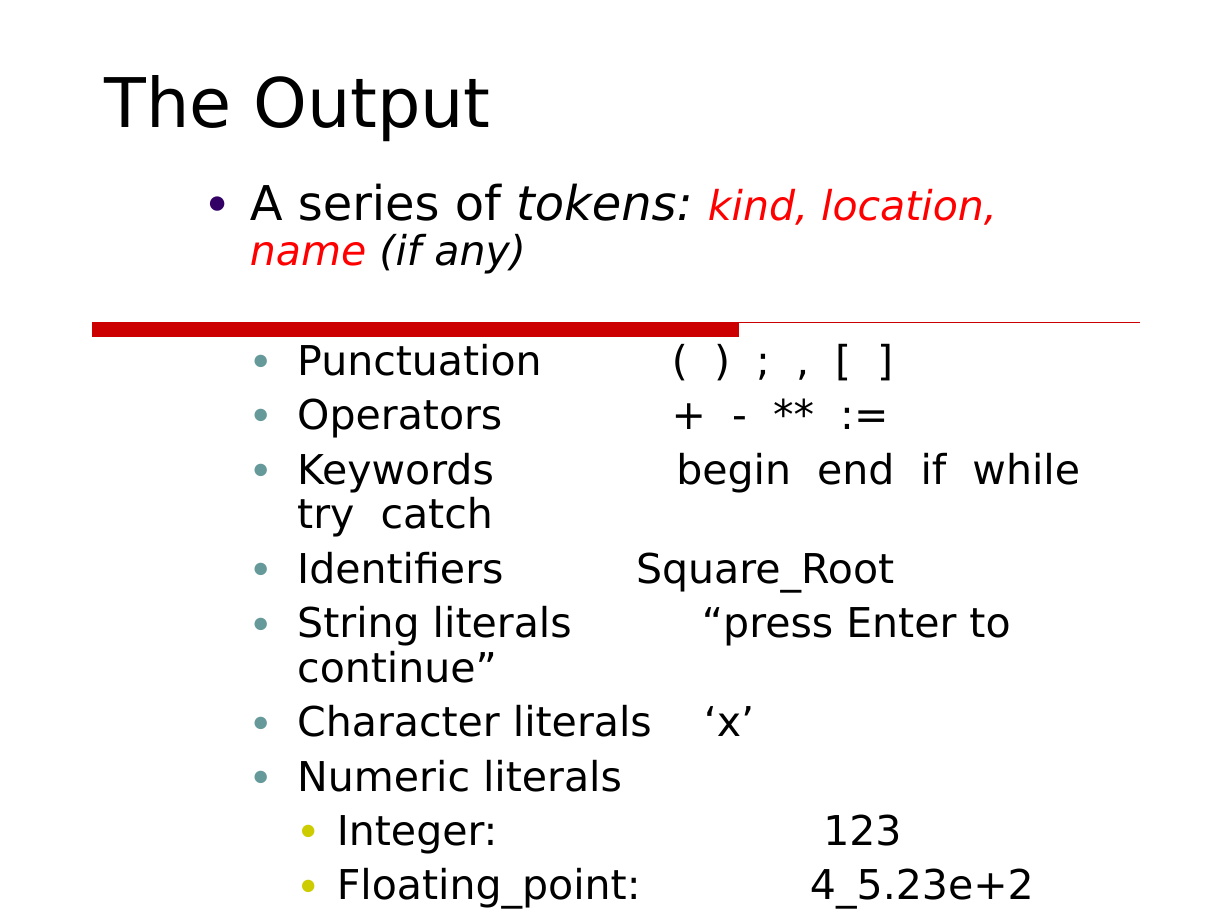
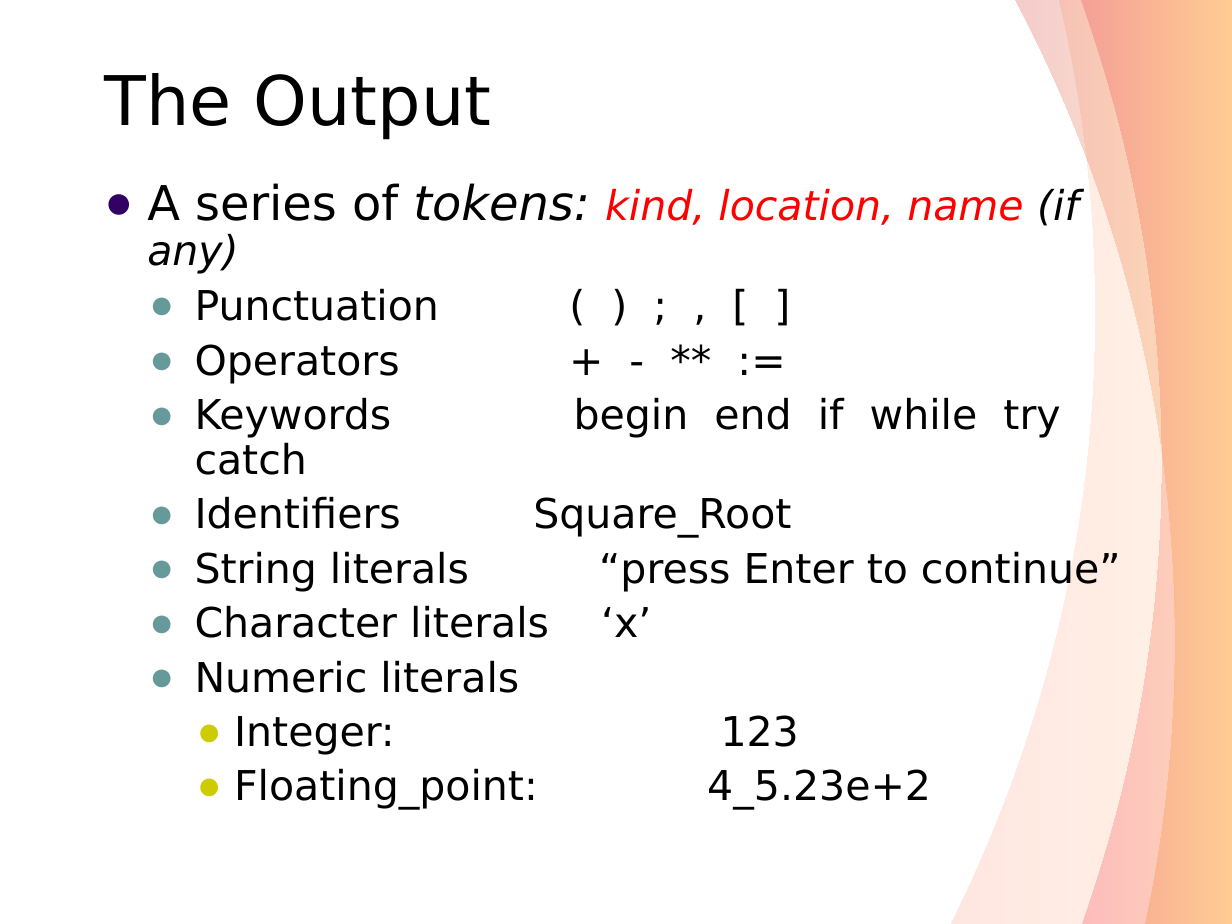
Before and after one commit to GeneralNitin/S6, a slide deck: slide 25 of 02. Compiler Design/PPTs/Module 1.ppt. Drawn at 1232x924 pixels with LibreOffice and Linux fonts; fonts in the diff are those of the drawing. Boxes give left, top, right and bottom in pixels: in the first picture for what was removed or moved away, otherwise in the second. Text is boxed around its words. In the diff, an @@ line names an element or a change of style, - is before the commit and + after.

```diff
--- a/02. Compiler Design/PPTs/Module 1.ppt
+++ b/02. Compiler Design/PPTs/Module 1.ppt
@@ freeform shape added at box(950, 0, 1232, 924), fill gradient #FFC486 to #FF866B @@
@@ freeform shape added at box(1015, 0, 1231, 924), fill gradient #FF9F00 to #CC0000 @@
@@ freeform shape added at box(1081, 1, 1231, 924), fill gradient #F20122 to #FF6A00 @@
@@ text "A series of tokens: kind, ..." rewrapped from box(250, 183, 1080, 909) to box(147, 183, 1121, 810) @@
@@ freeform shape removed at box(92, 323, 1140, 338) @@
```
Also in this commit, not shown: 40 other slides changed, 33 other files.
